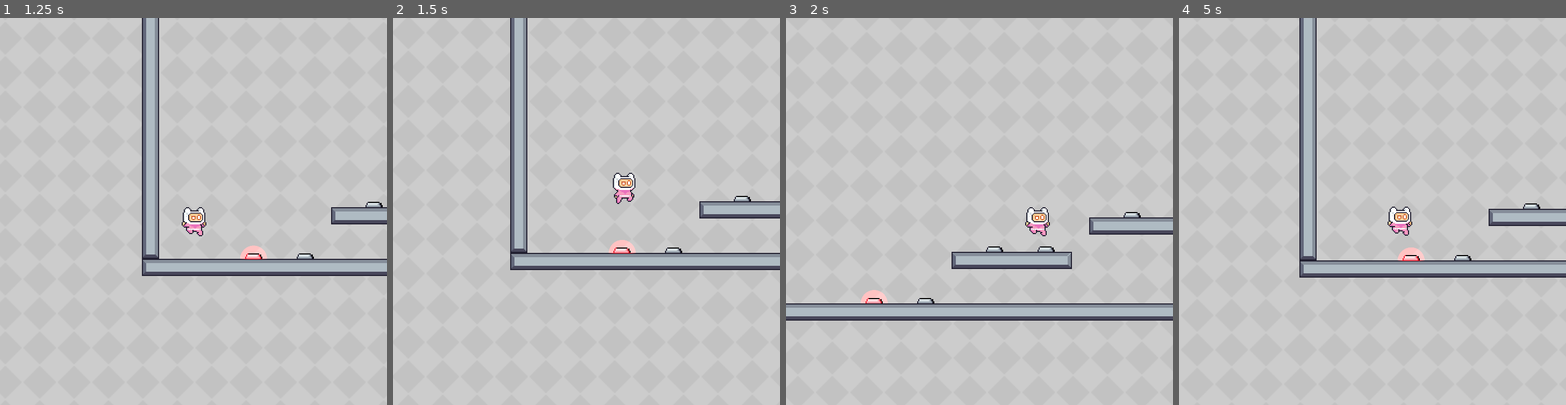
Above: before the commit, frames 1-4 (left to right).
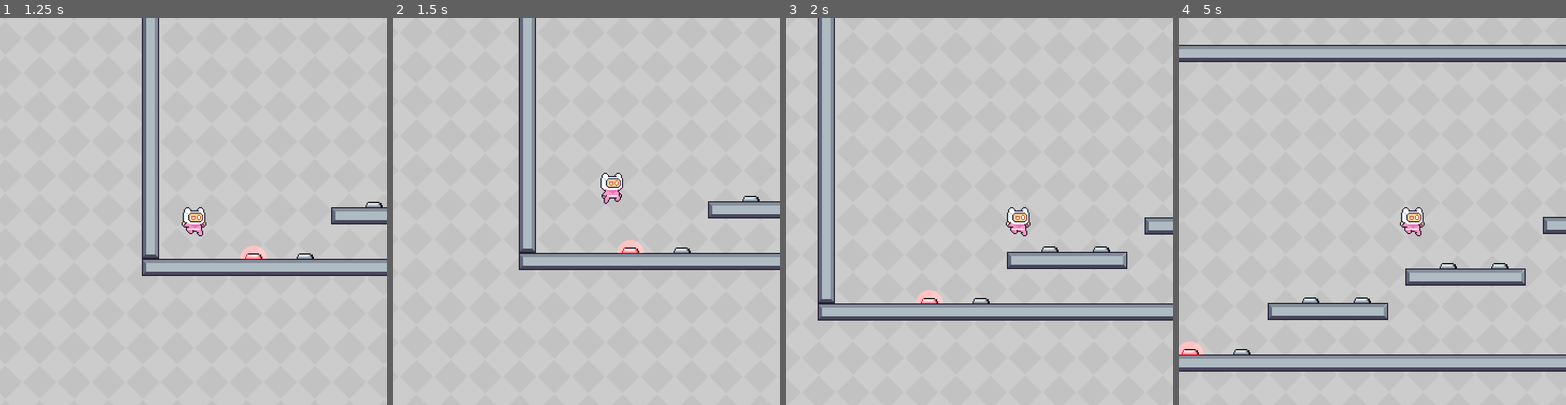
Above: after the commit, the same moments.

Repository: PascalGilbraith/Scale
Game: Godot game, scene res://main_menu.tscn
Same seed, same stepped clock (60 frames per second), same inputs: the game is played once before the commit and once after it.
Inputs:
- Up to frame 1 (1.25 s): click "New Game" at 0.5 s
- Up to frame 2 (1.5 s): tap Enter (ui_accept) at 1.25, 1.35 s; hold Right (ui_right) from 1.28 s (still down)
- Up to frame 3 (2 s): keep holding Right (ui_right); tap Enter (ui_accept) at 1.52, 1.82 s
- Up to frame 4 (5 s): tap Enter (ui_accept) at 2.1, 2.27, 2.57, 2.85, 3.6, 3.77, 4.07, 4.35, 4.52, 4.82 s; release Right (ui_right) at 2.78 s; hold Left (ui_left) 2.78-3.53 s; hold Right (ui_right) from 3.53 s (still down)

Frame 1 is identical in both runs. In frame 2, 4.5% of the frame differs, in the area x 30-95%, y 0-66%; in frame 3, 5.3%; in frame 4, 16%, in the area x 0-100%, y 0-92%.

Commit message:
Tweaking movement again, make wall jump use wall normal

Diff:
--- a/player.gd
+++ b/player.gd
@@ -1,7 +1,8 @@
 extends CharacterBody2D
 class_name player
 
-const SPEED = 300.0
+const SPEED = 200.0
+const ACCELERATION = 50.0
 const JUMP_VELOCITY = -400.0
 
 var jump_count: int = 0
@@ -58,11 +59,12 @@
 	elif direction:
 		sprite.flip_h = direction < 0;
 		if is_on_floor():
-			velocity.x = direction * SPEED
+			velocity.x = move_toward(velocity.x, direction * SPEED, ACCELERATION)
 			sprite.play("run")
 		else:
 			if is_on_wall_only() and Input.is_action_just_pressed("ui_accept"):
-				velocity.x = -direction * (SPEED / 2)
+				var wall_direction = get_wall_normal()
+				velocity.x = wall_direction * (SPEED / 2)
 			else:
 				velocity.x = move_toward(velocity.x, direction * SPEED, SPEED / 2)
 
@@ -77,7 +79,7 @@
 					else:
 						sprite.play("double_jump")
 	else:
-		velocity.x = move_toward(velocity.x, 0, SPEED)
+		velocity.x = move_toward(velocity.x, 0, ACCELERATION)
 		if is_on_floor():
 			sprite.play("idle")
 		else:
